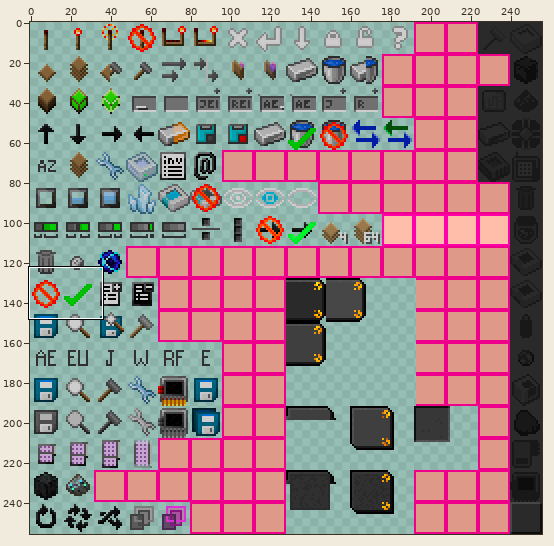
Sprite sheet: §6ArcanaSpecies 1.1/assets/ae2/textures/guis/states.png. Above, an overview of the earlier version with the close-up marked.
Close-up. The starting point:
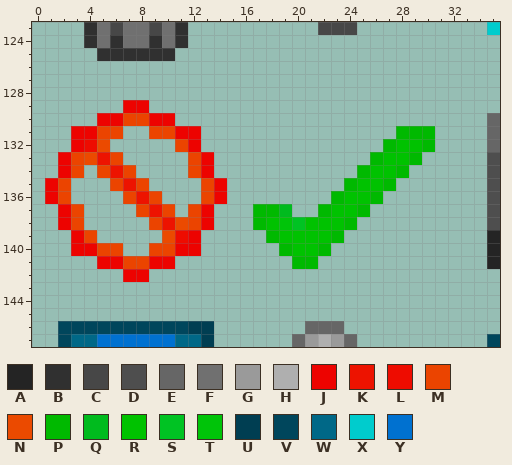
The file is 256x256 pixels. Pixels under 10% opacity are left out. Colours within 5 levels of each other are drawn and written as one. Shown: x 0..35, y 123..147. The commit also changed other parts of the picture, which this record leaves out.
Palette (. is transparent): A #242424  B #303030  C #474747  D #4e4e4e  E #666666  F #707070  G #9a9a9a  H #afafaf  J #ed0300  K #ed1300  L #ee0c00  M #eb4400  N #eb4a00  P #00b900  Q #00bb1e  R #00c200  S #00c323  T #00c409  U #003e52  V #00465c  W #006887  X #00cccd  Y #0071d0
Pixels before, first column x 1:
123 ...BFCFFCFB..........CCC..........X
124 ...BFBFFBFB........................
125 ....BBBBBB.........................
126 ...................................
127 ...................................
128 ...................................
129 ......JJ...........................
130 ....JJMMJJ........................E
131 ..JJMM..MMJJ...............PPP....E
132 ..JLN.....MJ..............PRRP....E
133 .JMNKM.....MJ............PRRP.....D
134 .JM.MKM....MJ...........PRRP......D
135 JM...MKM....MJ.........PRRP.......D
136 JM....MKM...MJ........PRRP........D
137 .JM....MKM.MJ...PPQ..PRRP.........D
138 .JM.....MKNMJ...PRTSRRRP..........D
139 ..JM.....NLJ.....PRRRRP...........A
140 ..JJMM..MMJJ......PRRP............A
141 ....JJMMJJ.........PP.............A
142 ......JJ...........................
143 ...................................
144 ...................................
145 ...................................
146 .VVVVVVVVVVUU.......EEE............
147 .VWWYYYYYYWWU......EGHGE..........V
Once edited:
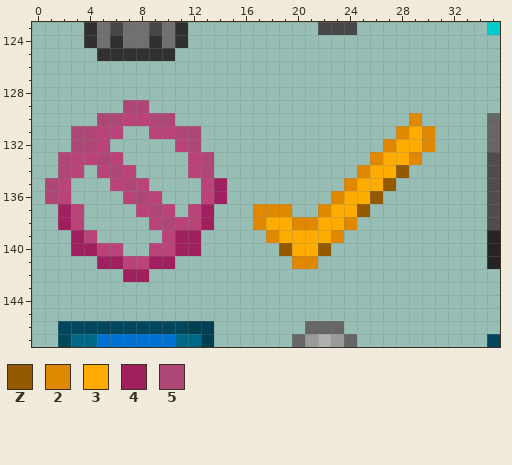
Colours new in this view: Z #955900  2 #df8800  3 #ffac00  4 #a01f5f  5 #ae4775
From old to new:
colour M: #eb4400 -> #ba4379
Changed rows in their new state; - is a pixel that keeps its letter.
first column x 1:
129 ------55----------------------
130 ----55--55------------------2-
131 --55------55---------------232
132 --55M------5--------------2332
133 -5-M5-------5------------2332-
134 -5---5------5-----------233Z--
135 5-----5------4---------233Z---
136 5------5-----4--------233Z----
137 -4------5---4---222--233Z-----
138 -4-------5M-4---23322332------
139 --4------M44-----233332-------
140 --44------44------Z33Z--------
141 ----44--44---------22---------
142 ------44----------------------
Pixel boxes of the changes (left, top, right, bottom) in both close-ups:
changed: (45, 100, 435, 282)
